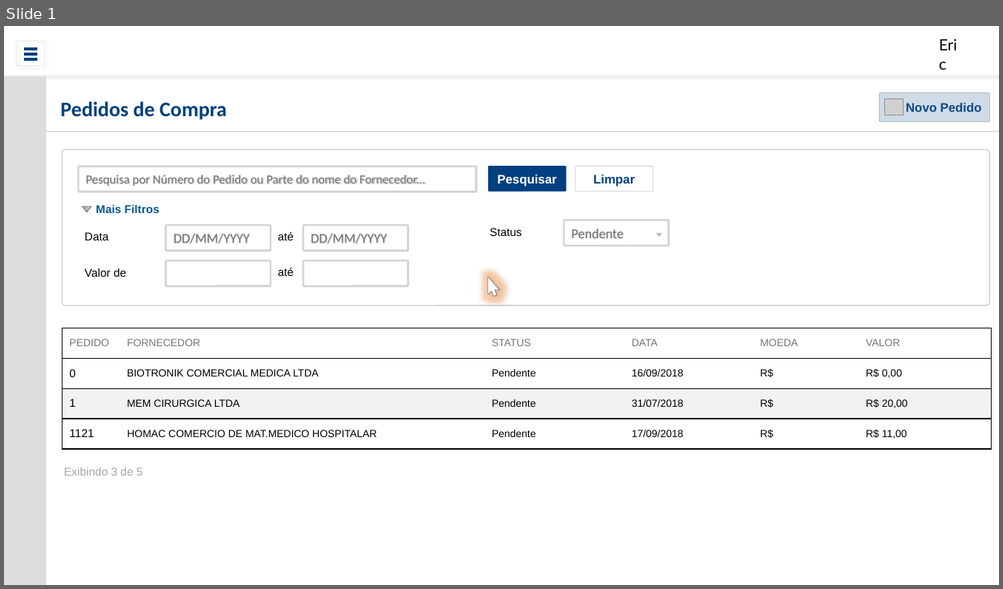
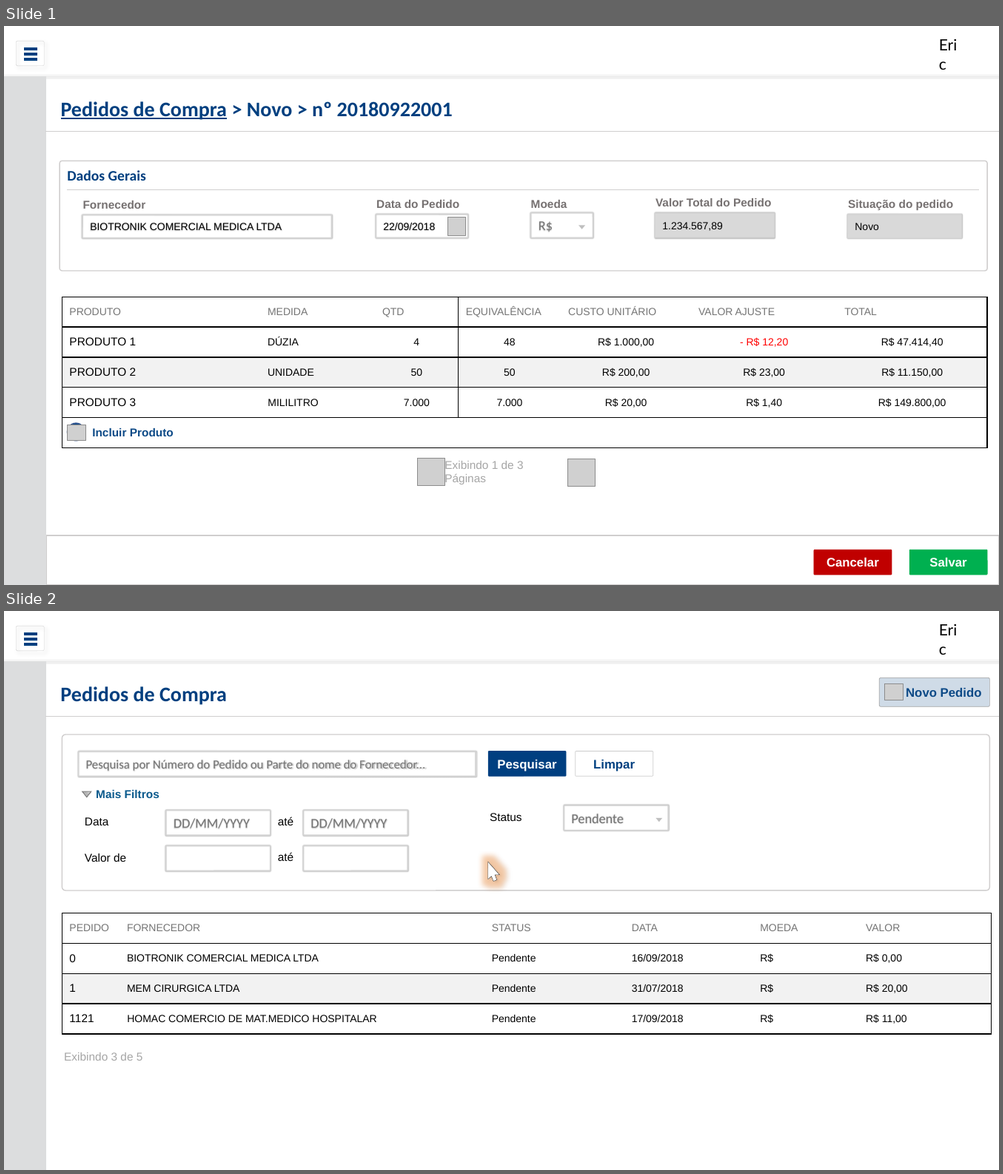
Before and after one commit to ericfgsilva/biograma, a slide deck: prototipo/PedidoDeCompra.pptx. Shown one above the other, each under a label of ours: slide 1 before the commit, slides 1 and 2 after it. The pictures are 1003x589 and 1003x1174 pixels, drawn with LibreOffice and Linux fonts; fonts in the diff are those of the drawing; grey boxes stand for pictures; background and template pictures are left out. Boxes give left, top, right and bottom in pixels: in the first picture for what was removed or moved away, otherwise in the second. Text is boxed around its words. In the diff, an @@ line names an element or a change of style, - is before the commit and + after.

Commit message:
Inclusão de pedido de compra (tela novo);

```diff
--- a/prototipo/PedidoDeCompra.pptx
+++ b/prototipo/PedidoDeCompra.pptx
@@ slide 1 added at box(4, 26, 999, 585), background #FFFFFF; not listed: 7 template elements that a slide beside it also shows @@
@@ text added at box(61, 101, 452, 120), 20 pt, text #003F7F, bold @@
+Pedidos de Compra > Novo > nº 20180922001
@@ line added from (45, 131) to (999, 131), #D0CECE 0.5 pt @@
@@ rounded rectangle added at box(60, 161, 987, 271), outline #D0CECE 1 pt @@
@@ text added at box(67, 170, 146, 181), 14 pt, text #003F7F, bold @@
+Dados Gerais
@@ line added from (68, 190) to (979, 190), #D0CECE 0.5 pt @@
@@ text added at box(83, 201, 146, 209), 11 pt, text #767171, bold @@
+Fornecedor
@@ text added at box(376, 200, 459, 208), 11 pt, text #767171, bold @@
+Data do Pedido
@@ text added at box(531, 200, 567, 208), 11 pt, text #767171, bold @@
+Moeda
@@ text added at box(655, 198, 771, 207), 11 pt, text #767171, bold @@
+Valor Total do Pedido
@@ text added at box(848, 200, 953, 210), 11 pt, text #767171, bold @@
+Situação do pedido
@@ rounded rectangle added at box(82, 215, 332, 238), outline #D4D4D4 1 pt, 10 pt, text #000000 @@
+BIOTRONIK COMERCIAL MEDICA LTDA
@@ rounded rectangle added at box(375, 215, 467, 238), outline #D4D4D4 1 pt, 10 pt, text #000000 @@
+22/09/2018
@@ picture added at box(447, 217, 466, 235) @@
@@ rounded rectangle added at box(531, 213, 593, 238), outline #D4D4D4 1 pt, 13 pt, text #757575 @@
+R$
@@ triangle added at box(578, 225, 585, 229), fill #BFBFBF @@
@@ rounded rectangle added at box(654, 213, 774, 238), fill #D9D9D9, outline #D4D4D4 1 pt, 10 pt, text #000000 @@
+1.234.567,89
@@ rounded rectangle added at box(847, 215, 962, 238), fill #D9D9D9, outline #D4D4D4 1 pt, 10 pt, text #000000 @@
+Novo
@@ table added at box(62, 297, 988, 449), 5 rows, 7 columns @@
+PRODUTO | MEDIDA | QTD | EQUIVALÊNCIA | CUSTO UNITÁRIO | VALOR AJUSTE | TOTAL
+PRODUTO 1 | DÚZIA | 4 | 48 | R$ 1.000,00 | - R$ 12,20 | R$ 47.414,40
+PRODUTO 2 | UNIDADE | 50 | 50 | R$ 200,00 | R$ 23,00 | R$ 11.150,00
+PRODUTO 3 | MILILITRO | 7.000 | 7.000 | R$ 20,00 | R$ 1,40 | R$ 149.800,00
+ |  |  |  |  |  | 
@@ ellipse added at box(68, 423, 85, 442), fill #0D4A87, outline #325491 1 pt @@
@@ picture added at box(68, 425, 86, 442) @@
@@ text added at box(92, 429, 173, 437), 11 pt, text #0D4A87, bold @@
+Incluir Produto
@@ picture added at box(418, 459, 445, 486) @@
@@ text added at box(444, 460, 523, 486), 11 pt, text #A6A6A6 @@
+Exibindo 1 de 3 Páginas
@@ picture added at box(567, 460, 595, 487) @@
@@ rounded rectangle added at box(46, 536, 999, 585), outline #D0CECE 1 pt @@
@@ rounded rectangle added at box(814, 551, 891, 575), fill #C00000, outline #C00000 0.5 pt, 12 pt, text #FFFFFF, bold @@
+Cancelar
@@ rounded rectangle added at box(909, 551, 987, 575), fill #00B050, outline #00B050 0.5 pt, 12 pt, text #FFFFFF, bold @@
+Salvar
@@ what was slide 1 is now slide 2 @@
```
Also in this commit, not shown: 1 slide changed.
